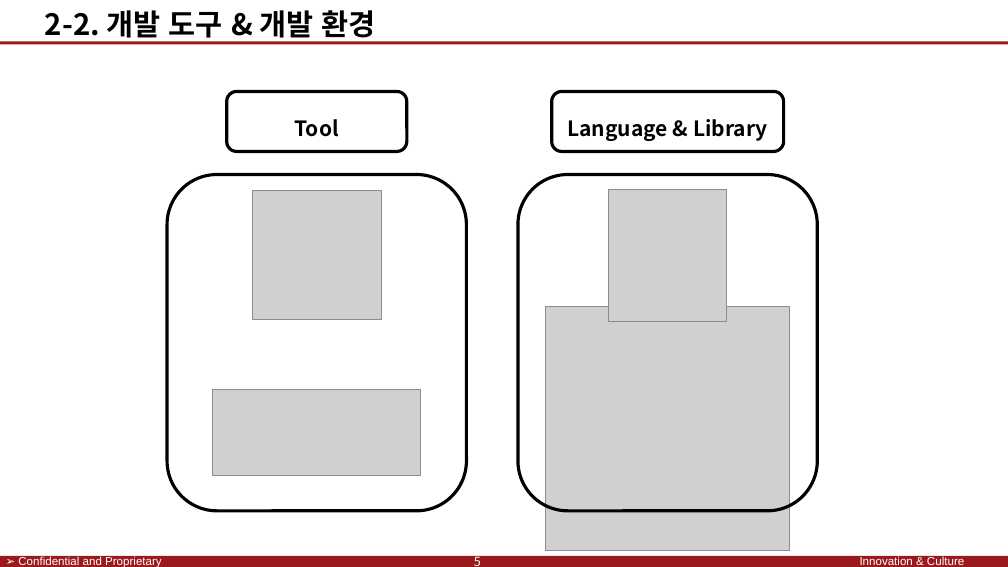
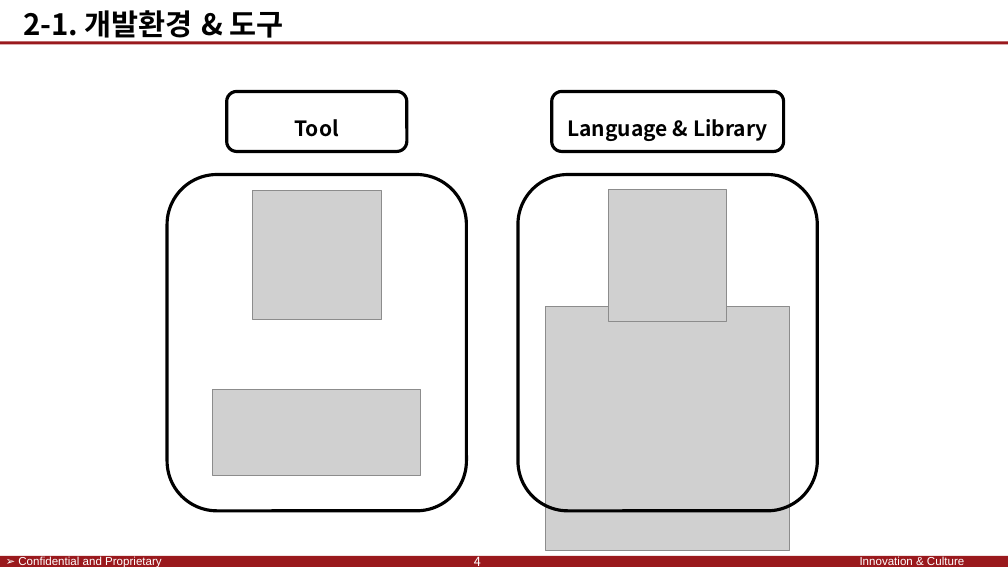
Before and after one commit to SaintSeong/JusungProject, a slide deck: slide 4 of A조 발표/A조 발표.pptx (slide 5 before the commit). Drawn at 1008x567 pixels with LibreOffice and Linux fonts; fonts in the diff are those of the drawing; grey boxes stand for pictures; background and template pictures are left out. Boxes give left, top, right and bottom in pixels: in the first picture for what was removed or moved away, otherwise in the second. Text is boxed around its words. In the diff, an @@ line names an element or a change of style, - is before the commit and + after.

```diff
--- a/A조 발표/A조 발표.pptx
+++ b/A조 발표/A조 발표.pptx
@@ text at bbox=[23, 10, 284, 43]: text changed @@
-2-2. 개발 도구 & 개발 환경
+2-1. 개발환경 & 도구
@@ page number at bbox=[474, 553, 481, 567]: text changed @@
-5
+4
```
Also in this commit, not shown: 15 other slides changed, 1 slide added, 4 slides removed.
